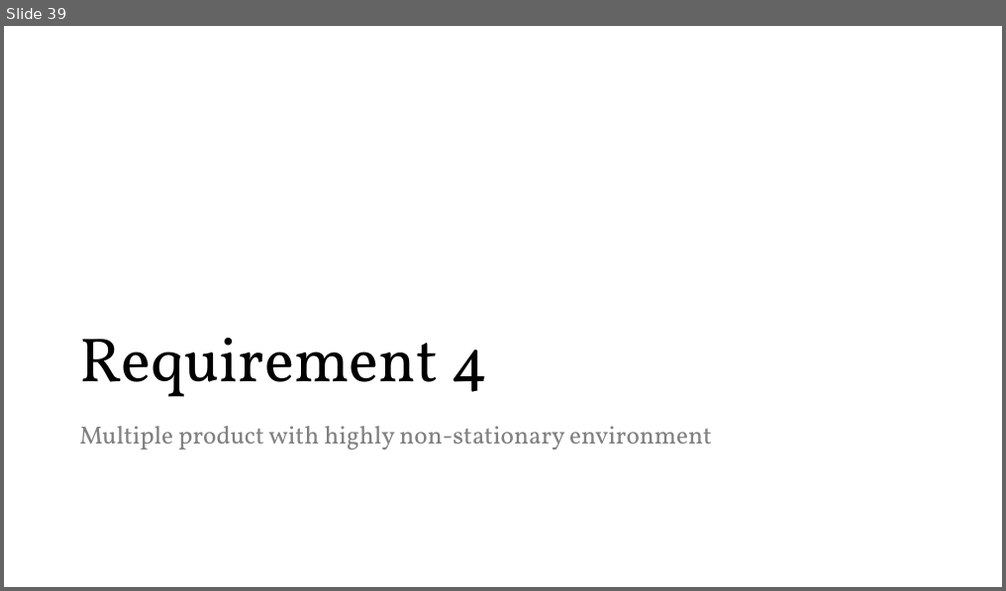
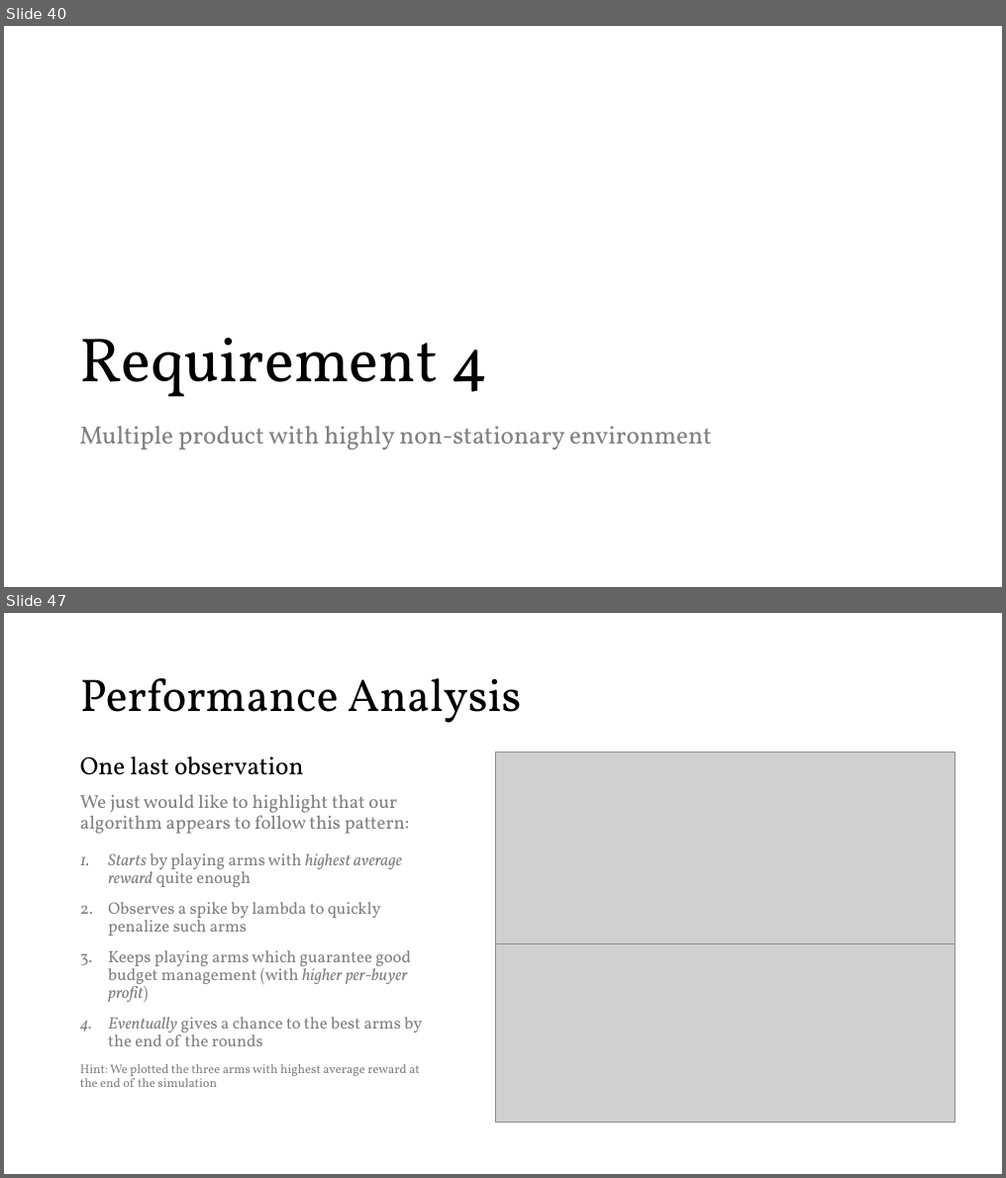
Before and after one commit to peetceenatoo/online-learning, a slide deck: Slides.pptx. Shown one above the other, each under a label of ours: slide 39 before the commit, slides 40 and 47 after it; the slides between them are not shown. The pictures are 1006x591 and 1006x1178 pixels, drawn with LibreOffice and Linux fonts; fonts in the diff are those of the drawing; grey boxes stand for pictures. Boxes give left, top, right and bottom in pixels: in the first picture for what was removed or moved away, otherwise in the second. Text is boxed around its words. In the diff, an @@ line names an element or a change of style, - is before the commit and + after.

```diff
--- a/Slides.pptx
+++ b/Slides.pptx
@@ slide 47 added at <box>4,613,1002,1174</box>, background #FFFFFF @@
@@ title added at <box>80,678,521,723</box>, 44 pt, text #000000 @@
+Performance Analysis
@@ text added at <box>80,757,422,1087</box>, 16 pt, text #808080 @@
+One last observation
+We just would like to highlight that our algorithm appears to follow this pattern:
+1. Starts by playing arms with highest average reward quite enough
+2. Observes a spike by lambda to quickly penalize such arms
+3. Keeps playing arms which guarantee good budget management (with higher per-buyer profit)
+4. Eventually gives a chance to the best arms by the end of the rounds
+Hint: We plotted the three arms with highest average reward at the end of the simulation
@@ picture added at <box>496,753,955,945</box> @@
@@ picture added at <box>496,945,955,1123</box> @@
@@ what was slide 39 is now slide 40 @@
```
Also in this commit, not shown: 14 slides changed, 8 other slides added, 1 other file.
